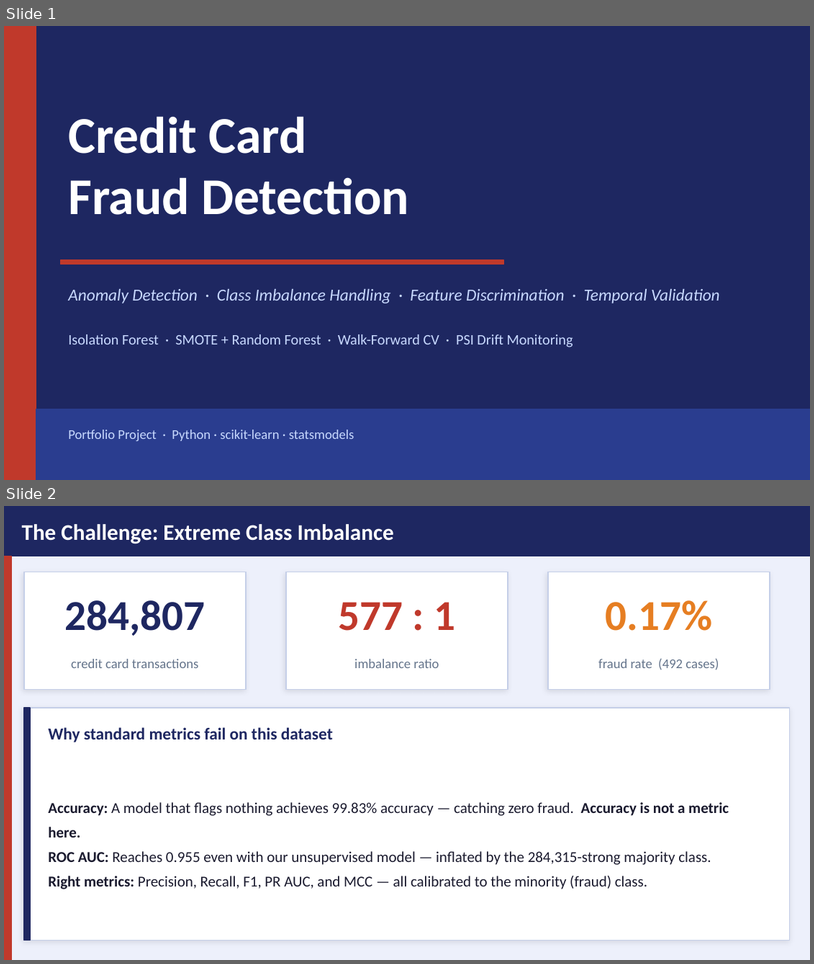
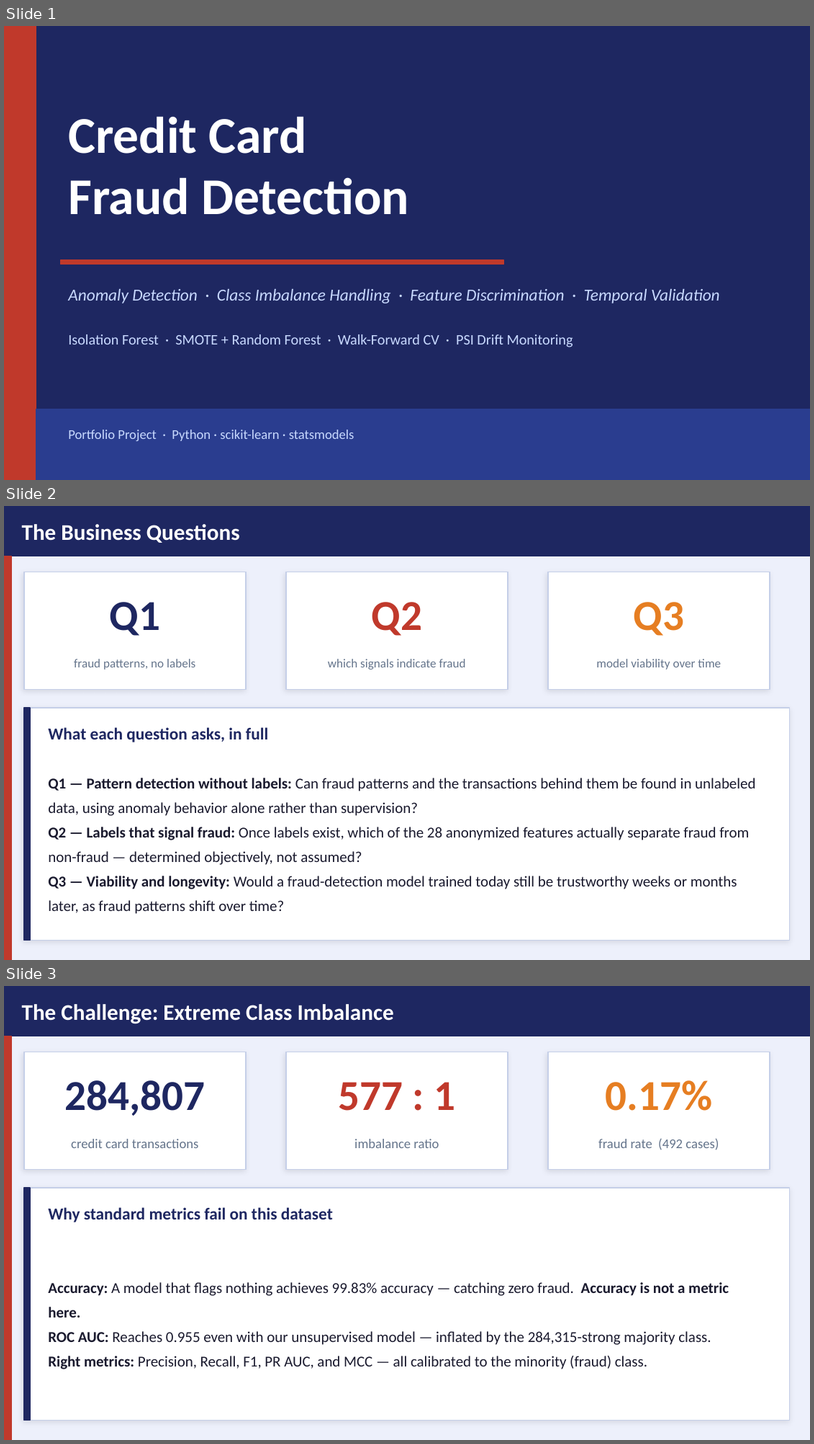
Before and after one commit to EllaN12/Ella_Portfolio, a slide deck: credit_card_fraud_detection.pptx. Shown one above the other, each under a label of ours: slides 1 and 2 before the commit, slides 1, 2 and 3 after it. The pictures are 814x964 and 814x1444 pixels, drawn with LibreOffice and Linux fonts; fonts in the diff are those of the drawing. Boxes give left, top, right and bottom in pixels: in the first picture for what was removed or moved away, otherwise in the second. Text is boxed around its words. In the diff, an @@ line names an element or a change of style, - is before the commit and + after.

```diff
--- a/credit_card_fraud_detection.pptx
+++ b/credit_card_fraud_detection.pptx
@@ slide 2 added at <box>4,506,810,960</box>, background #EDF0FB @@
@@ rectangle added at <box>4,506,810,556</box>, fill #1E2761, outline #1E2761 1 pt @@
@@ text added at <box>22,524,240,543</box>, 20 pt, text #FFFFFF, bold @@
+The Business Questions
@@ rectangle added at <box>4,556,11,959</box>, fill #C0392B, outline #C0392B 1 pt @@
@@ rectangle added at <box>24,572,246,689</box>, fill #FFFFFF, outline #C5CFE8 0.75 pt @@
@@ rectangle added at <box>286,572,508,689</box>, fill #FFFFFF, outline #C5CFE8 0.75 pt @@
@@ rectangle added at <box>548,572,770,689</box>, fill #FFFFFF, outline #C5CFE8 0.75 pt @@
@@ text added at <box>110,602,160,636</box>, 38 pt, text #1E2761, bold @@
+Q1
@@ text added at <box>372,602,422,636</box>, 38 pt, text #C0392B, bold @@
+Q2
@@ text added at <box>634,602,684,636</box>, 38 pt, text #E67E22, bold @@
+Q3
@@ text added at <box>74,659,196,669</box>, 11 pt, text #64748B @@
+fraud patterns, no labels
@@ text added at <box>328,659,466,669</box>, 11 pt, text #64748B @@
+which signals indicate fraud
@@ text added at <box>597,659,721,669</box>, 11 pt, text #64748B @@
+model viability over time
@@ rectangle added at <box>24,708,790,940</box>, fill #FFFFFF, outline #C5CFE8 0.75 pt @@
@@ rectangle added at <box>24,708,30,940</box>, fill #1E2761, outline #1E2761 1 pt @@
@@ text added at <box>48,727,268,742</box>, 15 pt, text #1E2761, bold @@
+What each question asks, in full
@@ text added at <box>48,777,756,914</box>, 13.5 pt, text #1A1A2E @@
+Q1 — Pattern detection without labels: Can fraud patterns and the transactions behind them be found in unlabeled data, using anomaly behavior alone rather than supervision?
+Q2 — Labels that signal fraud: Once labels exist, which of the 28 anonymized features actually separate fraud from non-fraud — determined objectively, not assumed?
+Q3 — Viability and longevity: Would a fraud-detection model trained today still be trustworthy weeks or months later, as fraud patterns shift over time?
@@ what was slide 2 is now slide 3 @@
```
Also in this commit, not shown: 3 slides changed, 5 other files.
